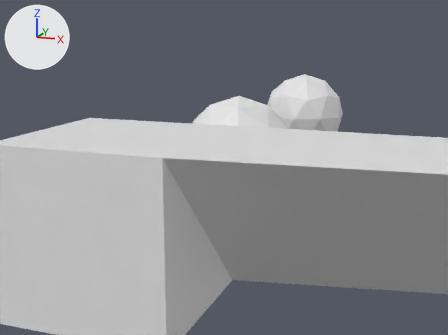
The Blender file TL.blend as it was, and as the next commit left it.
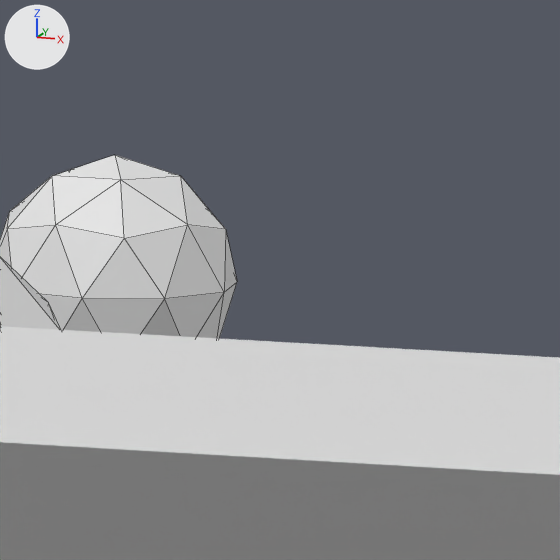
Each version is shown whole from a 50 mm lens placed at (3.42, -6.07, 2.18), pointed at (-1.0, 6.24, -0.79), then close up on the part from 60% to 99% of the width and 8% to 60% of the height. The axes (+X, +Y, +Z) are drawn at upper left. The lights are the same throughout. The older version's two pictures come first. The close-ups show mesh edges as thin lines.

Script lines for the objects in view, before the commit:
```python
me_cube = bpy.data.meshes.new('Cube')
me_cube.from_pydata([(27.0, 1.0, 1.0), (1.0, 1.0, -1.0), (1.0, -1.0, 1.0), (1.0, -1.0, -1.0), (-1.0, 1.0, 1.0), (-1.0, 1.0, -1.0), (-1.0, -1.0, 1.0), (-1.0, -1.0, -1.0)], [], [(0, 4, 6, 2), (3, 2, 6, 7), (7, 6, 4, 5), (5, 1, 3, 7), (1, 0, 2, 3), (5, 4, 0, 1)])
me_cube.materials.append(mat_material)  # white #e7e7e7
me_ico球 = bpy.data.meshes.new('ICO球')
me_ico球.from_pydata(...)  # an icosphere of 80 faces spanning x -0.95..0.95, y -1.0..1.0, z -1.0..1.0
me_ico球_002 = bpy.data.meshes.new('ICO球.002')
me_ico球_002.from_pydata(...)  # an icosphere of 80 faces spanning x -0.95..0.95, y -1.0..1.0, z -1.0..1.0
ob_cube = bpy.data.objects.new('Cube', me_cube)
ob_cube.location = (0.0, 0.0, 0.0)
ob_ico球 = bpy.data.objects.new('ICO球', me_ico球)
ob_ico球.location = (0.0, 4.223, 0.0)
ob_ico球_002 = bpy.data.objects.new('ICO球.002', me_ico球_002)
ob_ico球_002.location = (0.0, 9.462, 0.0)
```
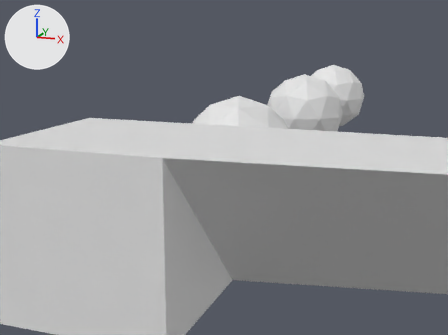
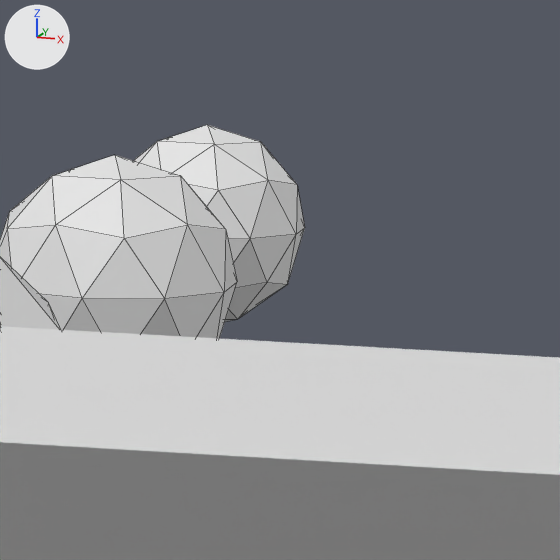
Changed parts and their boxes [x1, y1, x2, y2] in the close-ups (560 x 560 px):
'ICO球.003', added
    after: [134, 125, 305, 322]

The change in detail:
Object 'ICO球.003' (ob_ico球_003) is new; it shows a copy of the mesh of ob_ico球_002.
Its location is (0.0, 13.584, 0.0).
